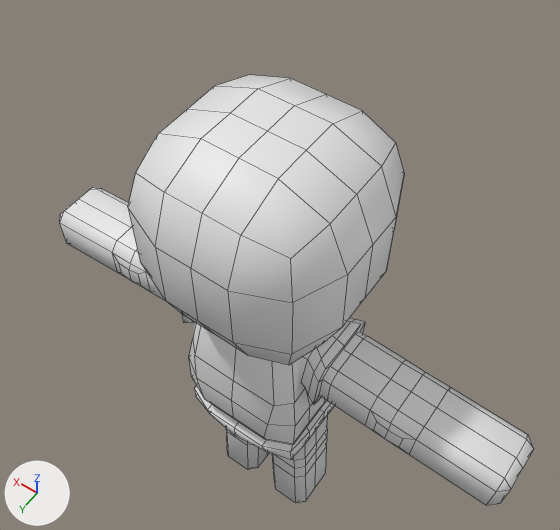
Two versions of the Blender file Assets/Blender/Character.blend, one commit apart.
The view is the same before and after, from a 50 mm camera at (-0.87, 1.17, 3.36) aimed at (0.09, -0.17, 1.25). The lights are fixed; the arrows at lower left show +X, +Y and +Z. Mesh edges are drawn as thin lines.

Before the edit, the objects in view are built like this:
```python
me_cube = bpy.data.meshes.new('Cube')
me_cube.from_pydata(...)  # 568 vertices, 572 faces; spans x -0.66..0.66, y -1.82..1.82, z -1.99..2.08
me_cube.materials.append(mat_material)  # white #e7e7e7
ob_cube = bpy.data.objects.new('Cube', me_cube)
ob_cube.location = (0.0, 0.0, 1.0)
ob_cube.rotation_euler = (0.0, 0.0, -1.571)  # degrees (0, 0, -90)
ob_cube.scale = (0.5, 0.5, 0.5)
```
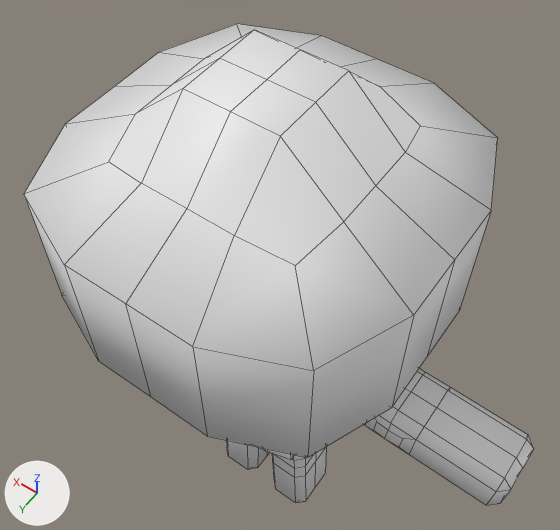
Scene script edits in JSON lines:
```json
{"op": "add", "block": "me_cube_001", "code": ["me_cube_001 = bpy.data.meshes.new('Cube.001')", "me_cube_001.from_pydata(...)  # 73 vertices, 64 faces; spans x -1.09..1.09, y -1.09..1.09, z -0.61..0.82", "me_cube_001.materials.append(mat_material)  # white #e7e7e7"]}
{"op": "add", "block": "ob_hat", "code": ["ob_hat = bpy.data.objects.new('Hat', me_cube_001)", "ob_hat.location = (0.0, 0.0, 1.712)", "ob_hat.rotation_euler = (0.0, 0.0, -1.571)  # degrees (0, 0, -90)", "ob_hat.scale = (0.5, 0.5, 0.596)"]}
```

Pixel boxes [x1, y1, x2, y2] of what changed, in the pictures (560 x 530 px):
```json
{"object": "Hat", "change": "added", "after": [24, 24, 498, 458]}
{"object": "Cube", "change": "unchanged, covered by the edit", "before": [60, 75, 533, 505], "after": [226, 368, 533, 505]}
```
